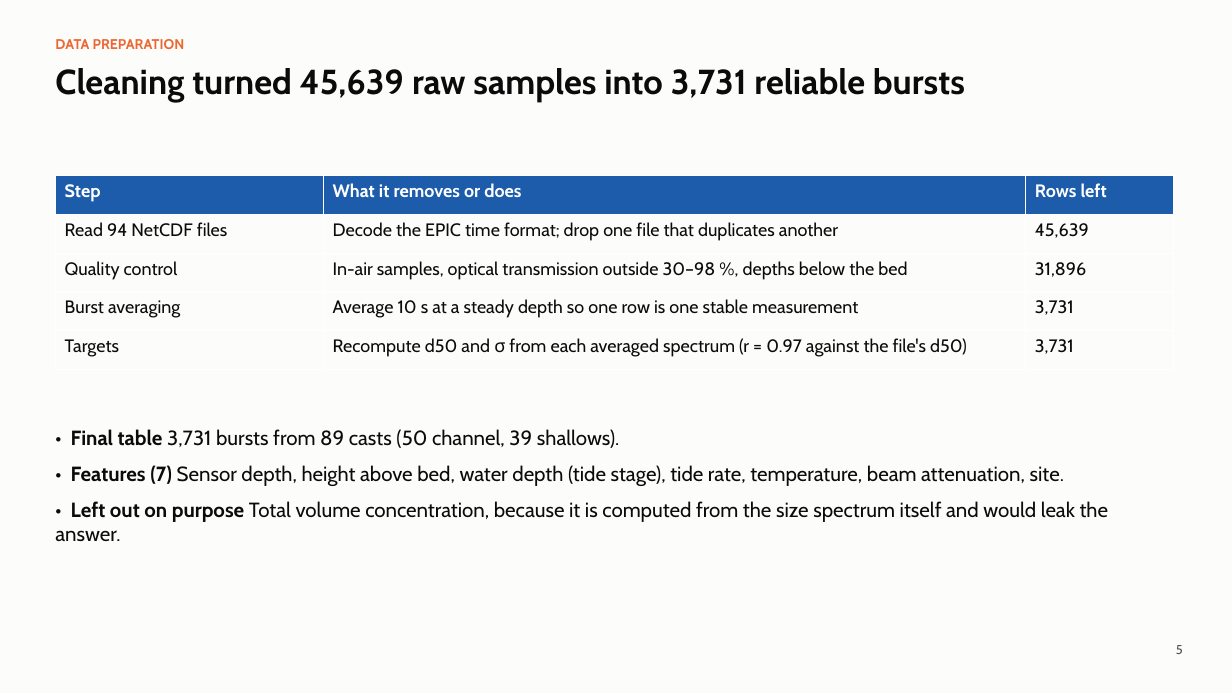
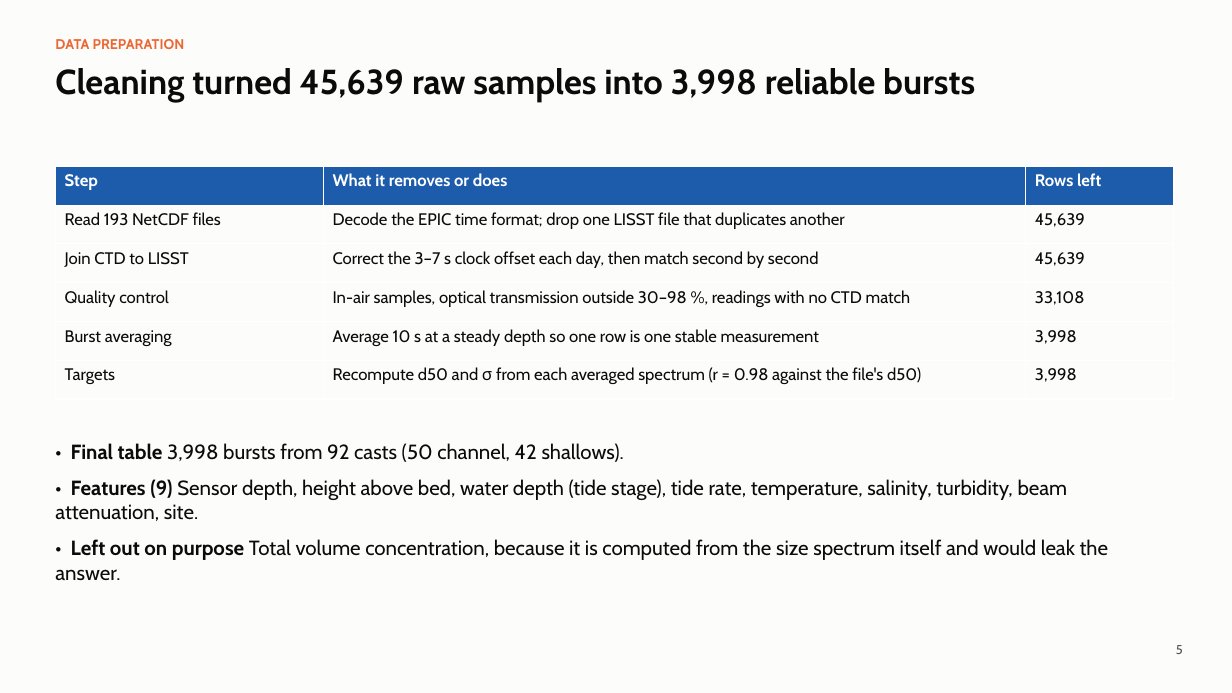
Before and after one commit to Gagana3110/sediment-psd-ml, a slide deck: slide 5 of report/slides.pptx. Drawn at 1232x693 pixels with LibreOffice and Linux fonts; fonts in the diff are those of the drawing. Boxes give left, top, right and bottom in pixels: in the first picture for what was removed or moved away, otherwise in the second. Text is boxed around its words. In the diff, an @@ line names an element or a change of style, - is before the commit and + after.

Commit message:
Add CTD salinity and turbidity; take depth from the CTD
Join CTD casts to LISST casts after correcting the per-day clock offset.
Retrain and regenerate results, figures, write-up and slides.

```diff
--- a/report/slides.pptx
+++ b/report/slides.pptx
@@ text at (55,68,975,102): text changed @@
-Cleaning turned 45,639 raw samples into 3,731 reliable bursts
+Cleaning turned 45,639 raw samples into 3,998 reliable bursts
@@ table at (55,166,1174,399) @@
-row 2: Read 94 NetCDF files | Decode the EPIC time format; drop one file that duplicates another | 45,639
-row 3: Quality control | In-air samples, optical transmission outside 30–98 %, depths below the bed | 31,896
-row 4: Burst averaging | Average 10 s at a steady depth so one row is one stable measurement | 3,731
-row 5: Targets | Recompute d50 and σ from each averaged spectrum (r = 0.97 against the file's d50) | 3,731
+row 2: Read 193 NetCDF files | Decode the EPIC time format; drop one LISST file that duplicates another | 45,639
+row 3: Join CTD to LISST | Correct the 3–7 s clock offset each day, then match second by second | 45,639
+row 4: Quality control | In-air samples, optical transmission outside 30–98 %, readings with no CTD match | 33,108
+row 5: Burst averaging | Average 10 s at a steady depth so one row is one stable measurement | 3,998
+row 6: Targets | Recompute d50 and σ from each averaged spectrum (r = 0.98 against the file's d50) | 3,998
@@ table: place and size @@
-table at (55,176,1174,370)
+table at (55,166,1174,399)
@@ text at (55,443,1068,521): text changed @@
-• Final table 3,731 bursts from 89 casts (50 channel, 39 shallows).
-• Features (7) Sensor depth, height above bed, water depth (tide stage), tide rate, temperature, beam attenuation, site.
+• Final table 3,998 bursts from 92 casts (50 channel, 42 shallows).
+• Features (9) Sensor depth, height above bed, water depth (tide stage), tide rate, temperature, salinity, turbidity, beam attenuation, site.
@@ text "• Final table 3,998 bursts ...": place and size @@
-text "• Final table 3,998 bursts ..." at (55,429,1108,541)
+text "• Final table 3,998 bursts ..." at (55,443,1108,580)
```
Also in this commit, not shown: 6 other slides changed, 22 other files.
